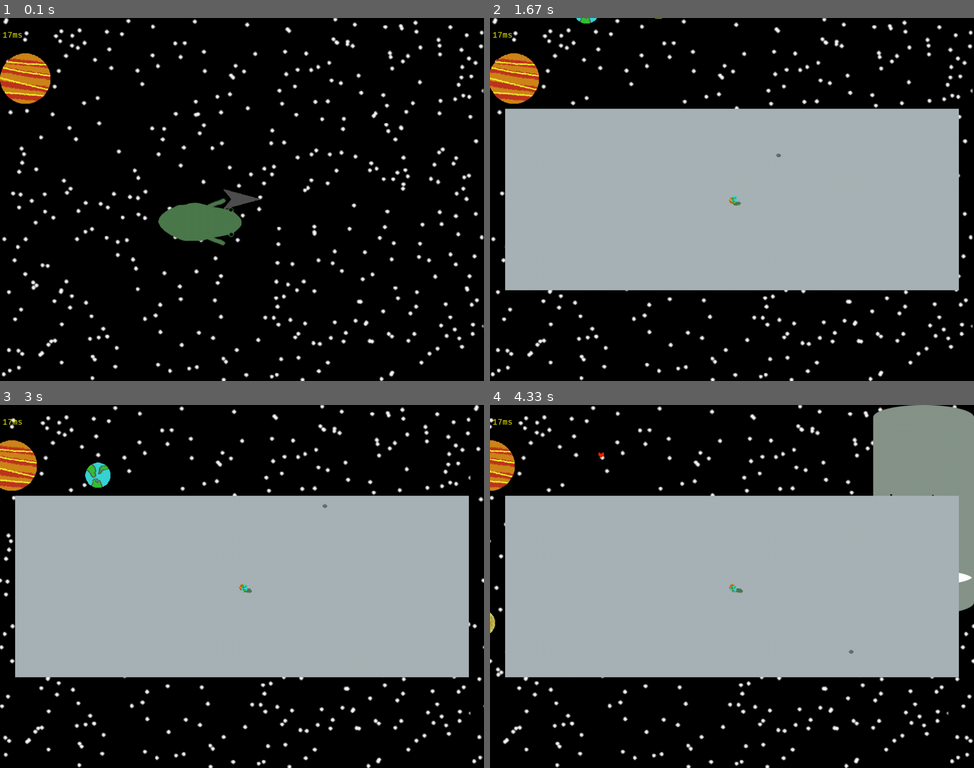
Above: before the commit, frames 1-4 (two rows, left to right).
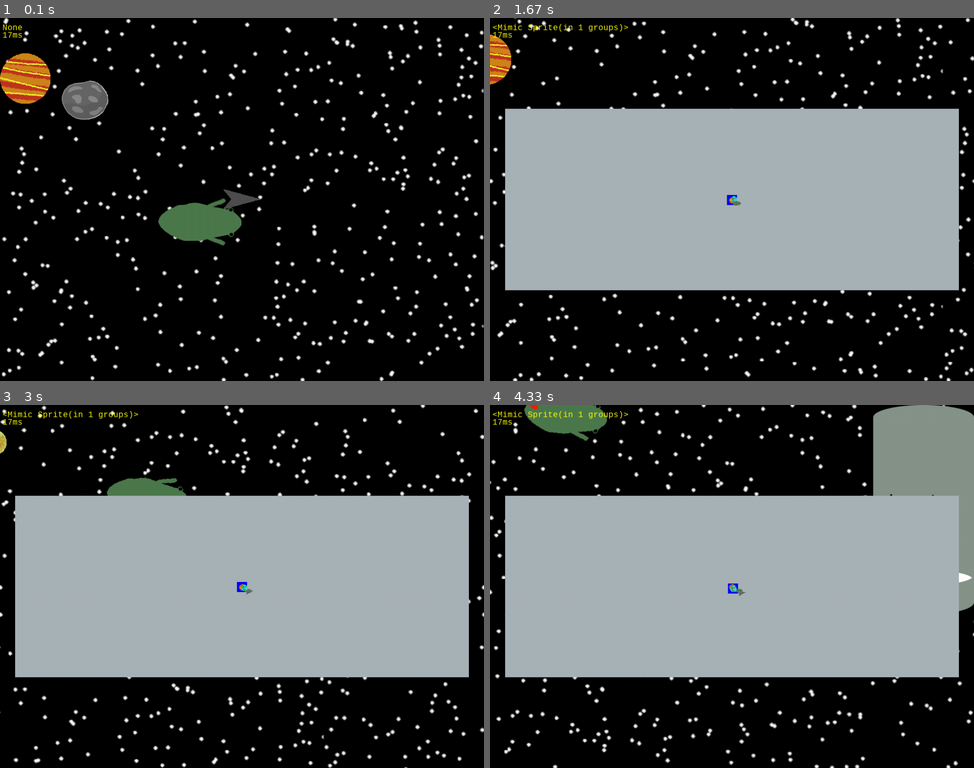
Above: after the commit, the same moments.

Repository: Jacob-OTW/Explorer-in-PyGame
Game: pygame game, started from main.py
Same seed, same stepped clock (60 frames per second), same inputs: the game is played once before the commit and once after it.
Inputs (mouse positions are in pixels of both pictures, inside the frame that each line leads up to):
- Up to frame 1 (0.1 s): no input
- Up to frame 2 (1.67 s): hold G 0.33-0.8 s; hold Up 0.33-0.8 s; tap G at 0.83 s; tap M at 1.17 s; tap Space at 1.5 s
- Up to frame 3 (3 s): tap A at 2.83 s
- Up to frame 4 (4.33 s): tap G at 3.17 s; click (606, 452) at 3.55 s; tap E at 3.83 s; hold Up from 4.17 s (still down)

The runs differ from the first frame. In frame 1, 0.9% of the frame differs, in the area x 0-23%, y 1-29%; in frame 2, 6.3%; in frame 3, 6.9%, in the area x 0-100%, y 0-100%; in frame 4, 6.0%.

Commit message:
Added selector to cycle between mimics on map and arrow pointing to mimics target to guide player to it

Diff:
--- /dev/null
+++ b/arrow_obj.py
@@ -0,0 +1,37 @@
+import pygame
+import math
+from player_obj import play
+from map_selector_obj import map_selector
+
+
+def dir_to(mp, tp):
+    convert = 57.29577951
+    x = tp[0] - mp[0]
+    y = tp[1] - mp[1]
+    if y == 0:
+        return 90 if x > 0 else 270
+    if y > 0:
+        return (math.atan(x / y)) * convert
+    else:
+        return math.atan(x / y) * convert + 180
+
+
+class Arrow(pygame.sprite.Sprite):
+    def __init__(self):
+        super().__init__()
+        self.stored = pygame.image.load('Assets/arrow.png')
+        self.image = self.stored
+        self.rect = self.image.get_rect()
+        self.angle = 0
+
+    def update(self):
+        self.image = pygame.transform.rotate(self.stored, self.angle - 90)
+        self.rect = self.image.get_rect(center=play.rect.center)
+        if map_selector.target:
+            pass
+            self.angle = dir_to(self.rect.center, map_selector.target.target.rect.center)
+
+
+arrow_group = pygame.sprite.GroupSingle()
+arrow = Arrow()
+arrow_group.add(arrow)
--- a/main.py
+++ b/main.py
@@ -4,12 +4,14 @@
 import time
 from settings import stage
 from player_obj import player_group, play
+from arrow_obj import arrow_group, arrow
 from planet_obj import planet_group
 from creature_obj import creature_group
 from pop_up_obj import pop_up_group
 from shop_UI_obj import shop_ui_group, shop_ui, return_main_menu
 from map_UI_obj import map_ui_group, map_ui
 from mimic_obj import mimic_group, Mimic
+from map_selector_obj import map_selector_group, map_selector
 
 
 def HandleKeys():
@@ -33,6 +35,8 @@
                 shop_ui.shop_list = return_main_menu()
             if event.key == pygame.K_m:
                 map_ui.map = False if map_ui.map else True
+            if event.key == pygame.K_g:
+                map_selector.next_target()
 
 
 class Stars:  # This class is used for the background tiles
@@ -135,11 +139,13 @@
     HandleKeys()  # Check if game quit or Keys were pressed
     MT.Check()  # Check if mouse button is down
     player_group.update()
+    arrow_group.update()
     planet_group.update()
     creature_group.update()
     shop_ui_group.update()
     pop_up_group.update()
     mimic_group.update()
+    map_selector_group.update()
 
     # Visual
     stage.screen.fill(bg_color)  # Fill the 'screen' surface with a solid color
@@ -147,17 +153,21 @@
     planet_group.draw(stage.screen)  # Draw the planets
     creature_group.draw(stage.screen)
     player_group.draw(stage.screen)
+    if map_selector.target:
+        arrow_group.draw(stage.screen)
     MT.draw()  # Draw all Saved positions
     # play.draw_mask_attach()
     if shop_ui.shop:
         shop_ui_group.draw(stage.screen)
     if map_ui.map:
         map_ui_group.draw(stage.screen)
+        if map_selector.target:
+            map_selector_group.draw(stage.screen)
         mimic_group.draw(stage.screen)
     pop_up_group.draw(stage.screen)
 
     # Text
-    text = myfont.render(f"", True, (255, 255, 0))
+    text = myfont.render(f"{map_selector.target}", True, (255, 255, 0))
     stage.screen.blit(text, (5, 10))
     text2 = myfont.render(f"{round(frame_time * 1000)}ms", True, (255, 255, 0))
     stage.screen.blit(text2, (5, 25))
--- /dev/null
+++ b/map_selector_obj.py
@@ -0,0 +1,42 @@
+import pygame
+from mimic_obj import mimic_group
+
+
+class Map_Selector(pygame.sprite.Sprite):
+    def __init__(self):
+        super().__init__()
+        self.image = pygame.Surface((20, 20))
+        self.image.fill('Blue')
+        self.rect = self.image.get_rect()
+        self.target = None
+        self.target_index = 1  # Starts with 1 because 0 is the ship
+        self.possible = []
+        for i in mimic_group.sprites():
+            if i.target.seen:
+                self.possible.append(i)
+
+    def update(self):
+        if self.target and not self.target.target.seen:
+            Map_Selector.next_target()
+        if self.possible and self.target:
+            self.rect.center = self.target.rect.center
+
+    @classmethod
+    def next_target(cls):
+        a = []
+        for i in mimic_group.sprites():
+            if i.target.seen:
+                a.append(i)
+        map_selector.possible = a
+        if not map_selector.target:
+            map_selector.target = a[0]
+        else:
+            map_selector.target_index += 1
+            if map_selector.target_index > len(a) - 1:
+                map_selector.target_index = 1
+        map_selector.target = map_selector.possible[map_selector.target_index]
+
+
+map_selector_group = pygame.sprite.GroupSingle()
+map_selector = Map_Selector()
+map_selector_group.add(map_selector)
--- a/planet_obj.py
+++ b/planet_obj.py
@@ -6,7 +6,7 @@
 
 
 class Planet(pygame.sprite.Sprite):  # This class is used for Planets of all kind
-    def __init__(self, x, y, xf=0, yf=0, status=None, size=100, orbit_speed=10, mass=0.01, loot=None, costume_num='1',
+    def __init__(self, x, y, xf=0.0, yf=0.0, status=None, size=100, orbit_speed=10, mass=0.01, loot=None, costume_num='1',
                  buying=None, selling=None, chart=None):
         super().__init__()
         if status is None:
@@ -92,4 +92,4 @@
            selling={'Wood': 3, 'Item': 10, 'Dead Skin': 15}, status=['Moving', 'Shop']))
 planet_group.add(Planet(0, -260, xf=8, yf=-3, mass=0.003, orbit_speed=4, size=50, costume_num='4', loot='Item',
                         status=['Moving', 'Loot'], chart='Item'))
-planet_group.add(Planet(100, 100, xf=50, yf=-50, costume_num='asteroid', loot='Item_A', status=['Asteroid', 'Loot']))
+planet_group.add(Planet(100, 100, xf=3.2, yf=2.1, costume_num='asteroid', loot='Item_A', status=['Asteroid', 'Loot']))
--- a/shop_UI_obj.py
+++ b/shop_UI_obj.py
@@ -2,6 +2,7 @@
 from settings import stage
 from player_obj import play
 from pop_up_obj import add_pop_up
+from map_selector_obj import map_selector
 
 
 def return_main_menu():  # Returns main menu options
@@ -62,6 +63,15 @@
     return a
 
 
+def return_settings():
+    a = []
+    while len(a) - 1 < shop_ui.max_shop_length:
+        a.append('')
+    shop_ui.shop_list = a
+    shop_ui.shop_list[0] = 'Clear Target'
+    shop_ui.shop_list[shop_ui.max_shop_length] = 'Return'
+
+
 class Shop_UI(pygame.sprite.Sprite):
     def __init__(self):
         super().__init__()
@@ -83,7 +93,7 @@
     def update(self):
         self.image = pygame.image.load('Assets/shop_ui.png').convert_alpha()
         self.selector_rect.midtop = (
-        100, self.selected * 50 + self.test_text.get_height() / 2 + 4)  # Set selector position
+            100, self.selected * 50 + self.test_text.get_height() / 2 + 4)  # Set selector position
         self.image.blit(self.selector, self.selector_rect)  # Draw selector to Surface
         for i, item in enumerate(self.shop_list):  # Draw the Text from the shop_list
             text = self.font.render(f'{item}', True, (0, 0, 0))
@@ -105,6 +115,9 @@
                 elif choice == 'Inventory':
                     self.directory.append('Inventory')
                     return_inventory()
+                elif choice == 'Settings':
+                    self.directory.append('Settings')
+                    return_settings()
                 elif choice == 'Exit':
                     self.shop = False
             elif self.directory[0] == 'Inventory':  # Inventory menu
@@ -138,6 +151,12 @@
                         if self.cached_item != '':
                             self.shop_list = ['Del', 'Return']
                             self.directory.append('Item')
+            elif self.directory[0] == 'Settings':
+                if choice == 'Return':
+                    self.directory.pop()
+                    self.shop_list = return_main_menu()
+                elif choice == 'Clear Target':
+                    map_selector.target = None
             elif not play.Current_Planet or 'Shop' not in play.Current_Planet.status:
                 self.shop = False
                 self.shop_list = return_main_menu()
Binary file added: Assets/arrow.png
